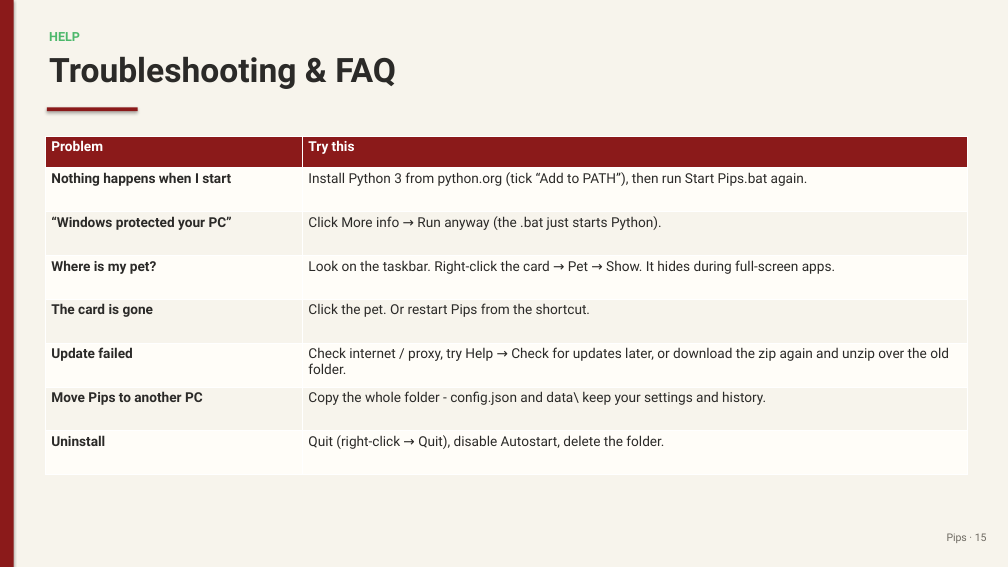
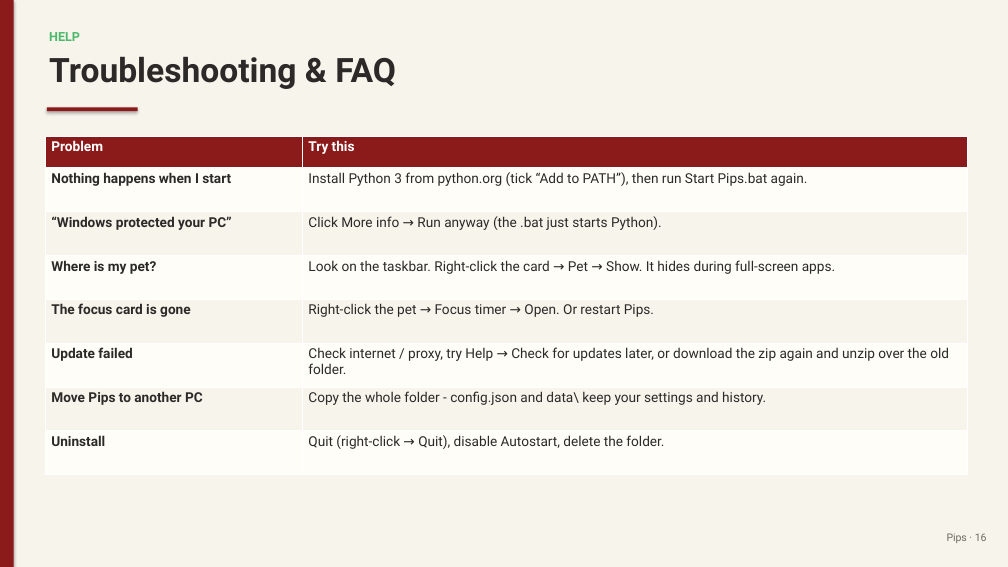
Before and after one commit to juw12/projects, a slide deck: slide 16 of apps/pips/web/download/Pips-Guide.pptx (slide 15 before the commit). Drawn at 1008x567 pixels with LibreOffice and Linux fonts; fonts in the diff are those of the drawing. Boxes give left, top, right and bottom in pixels: in the first picture for what was removed or moved away, otherwise in the second. Text is boxed around its words. In the diff, an @@ line names an element or a change of style, - is before the commit and + after.

Commit message:
pips 2.5.0: Shop, coins, props & moves

```diff
--- a/apps/pips/web/download/Pips-Guide.pptx
+++ b/apps/pips/web/download/Pips-Guide.pptx
@@ table at bbox=[45, 136, 968, 475] @@
-row 5, column 1: The card is gone
+row 5, column 1: The focus card is gone
-row 5, column 2: Click the pet. Or restart Pips from the shortcut.
+row 5, column 2: Right-click the pet → Focus timer → Open. Or restart Pips.
```
Also in this commit, not shown: 10 other slides changed, 2 slides added, 1 slide removed, 11 other files.
